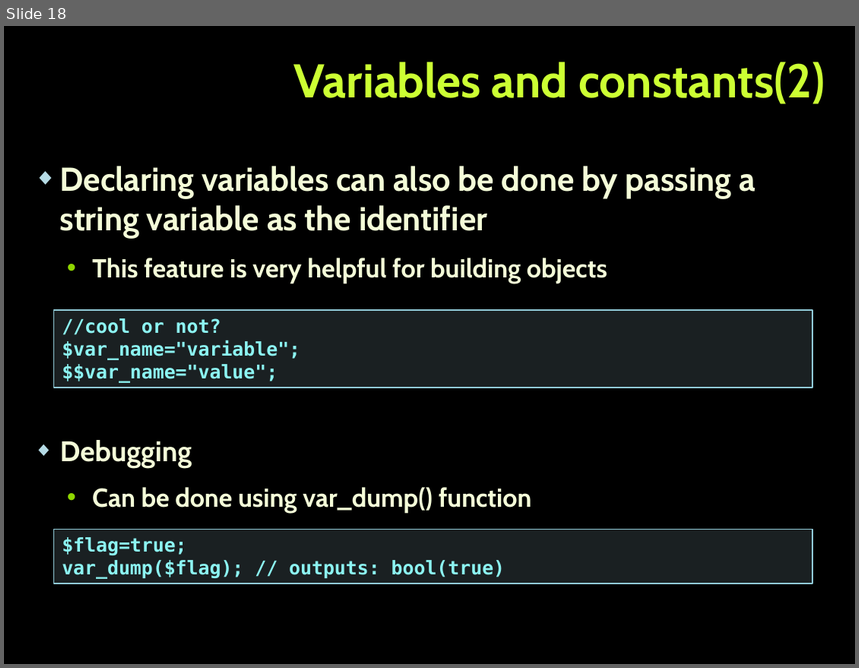
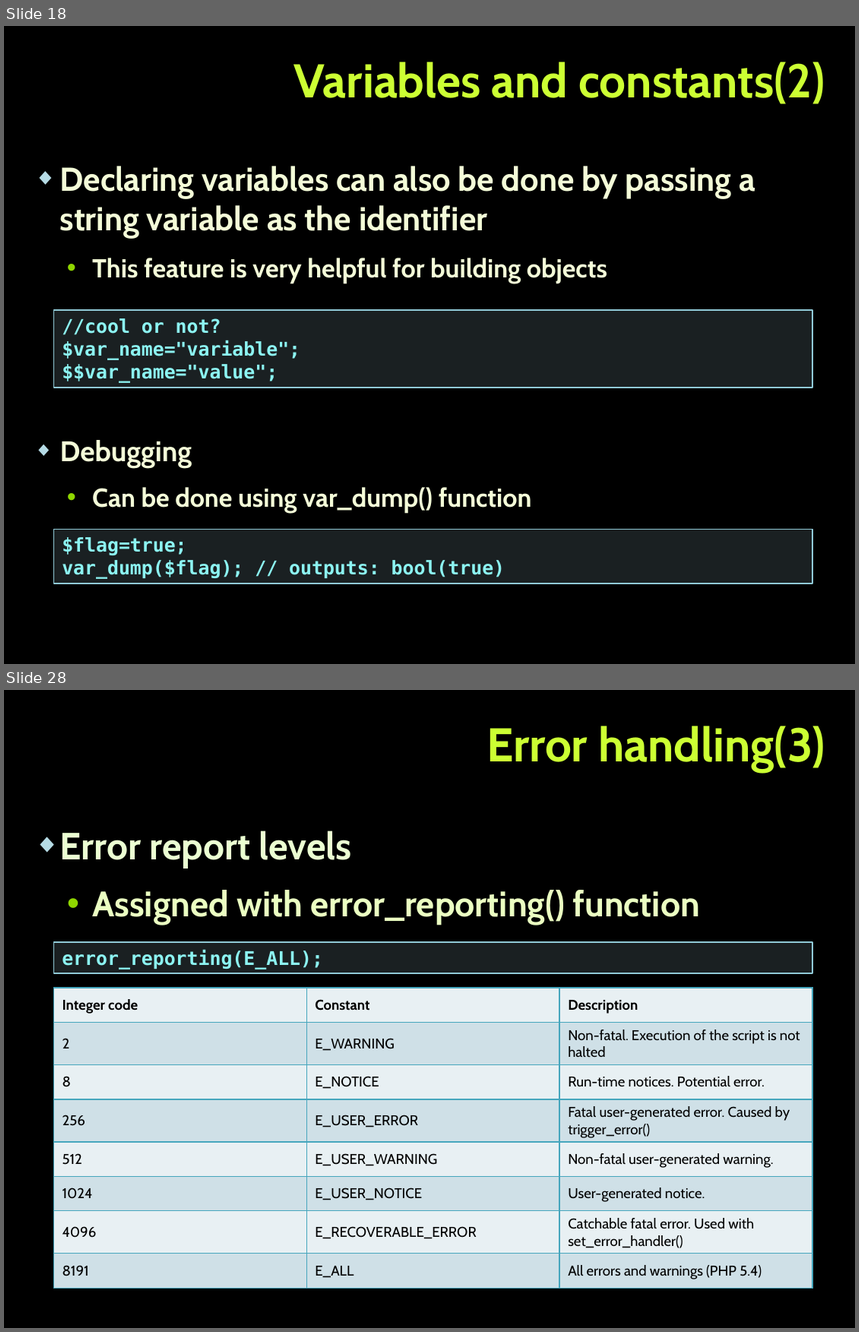
Before and after one commit to tanzhur/PHP_MVC-seminar, a slide deck: PHP_MVC.pptx. Shown one above the other, each under a label of ours: slide 18 before the commit, slides 18 and 28 after it; the slides between them are not shown. The pictures are 859x668 and 859x1332 pixels, drawn with LibreOffice and Linux fonts; fonts in the diff are those of the drawing; background and template pictures are left out. Boxes give left, top, right and bottom in pixels: in the first picture for what was removed or moved away, otherwise in the second. Text is boxed around its words. In the diff, an @@ line names an element or a change of style, - is before the commit and + after.

```diff
--- a/PHP_MVC.pptx
+++ b/PHP_MVC.pptx
@@ slide 28 added at bbox=[4, 690, 855, 1328], background picture (left out) @@
@@ title added at bbox=[487, 726, 826, 772], 40 pt, text #CCFF33, bold @@
+Error handling(3)
@@ text added at bbox=[60, 831, 700, 926], 30 pt, text #EBFFC2, bold @@
+◆ Error report levels
+  • Assigned with error_reporting() function
@@ rectangle added at bbox=[53, 942, 813, 973], fill #B5DBE5 at 15% opacity, outline #90CAD7 1 pt, 16 pt, text #8CF4F2, bold @@
+error_reporting(E_ALL);
@@ table added at bbox=[53, 988, 812, 1288], 8 rows, 3 columns @@
+Integer code | Constant | Description
+2 | E_WARNING | Non-fatal. Execution of the script is not halted
+8 | E_NOTICE | Run-time notices. Potential error.
+256 | E_USER_ERROR | Fatal user-generated error. Caused by trigger_error()
+512 | E_USER_WARNING | Non-fatal user-generated warning.
+1024 | E_USER_NOTICE | User-generated notice.
+4096 | E_RECOVERABLE_ERROR | Catchable fatal error. Used with set_error_handler()
+8191 | E_ALL | All errors and warnings (PHP 5.4)
```
Also in this commit, not shown: 2 slides changed, 11 other slides added, 1 other file.
